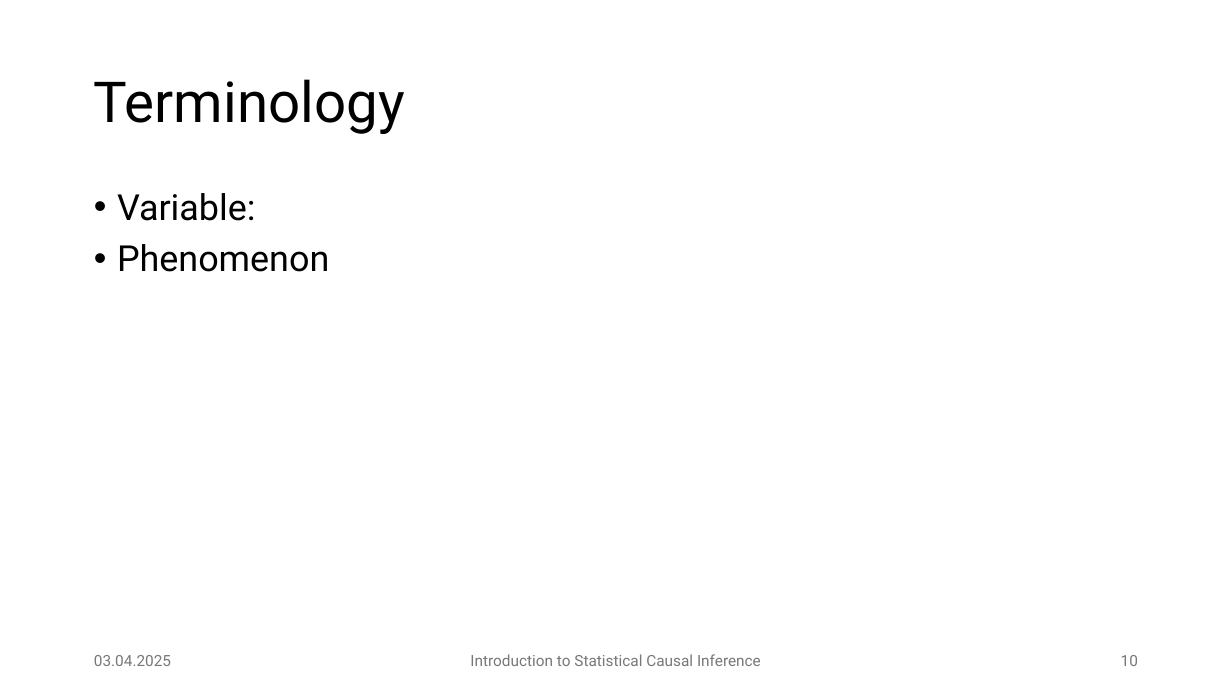
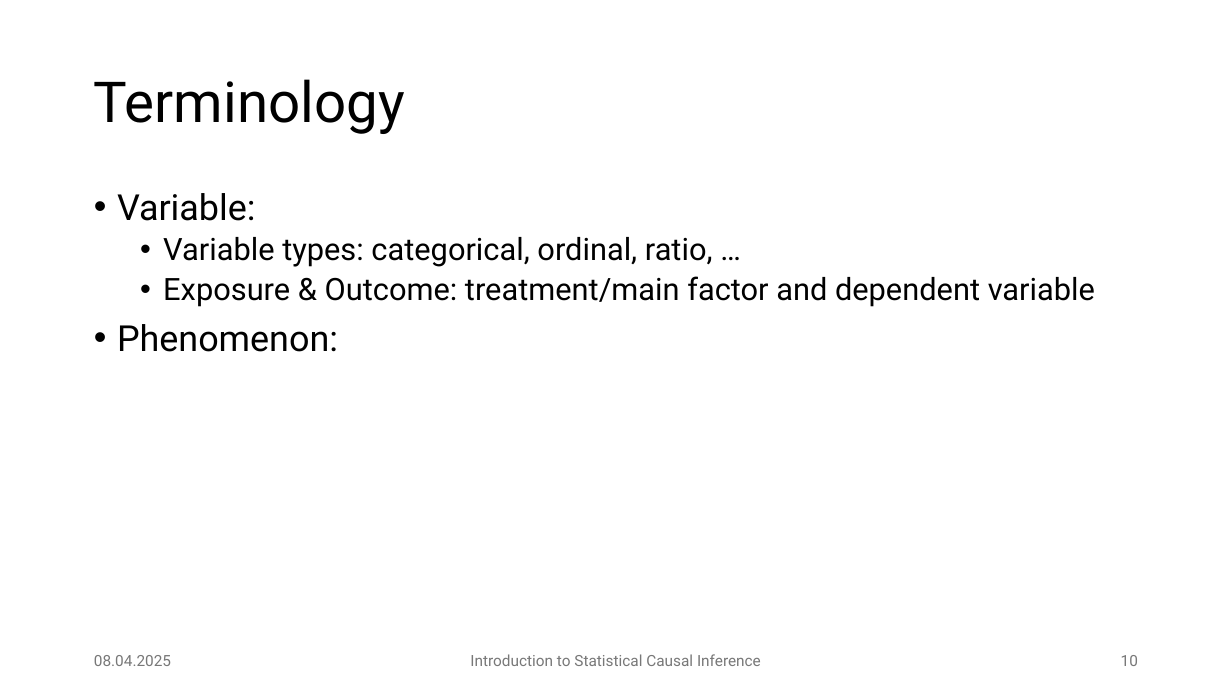
Before and after one commit to JulianFrattini/bda4sci, a slide deck: slide 10 of version2/slides/intro-sci.pptx. Drawn at 1232x693 pixels with LibreOffice and Linux fonts; fonts in the diff are those of the drawing. Boxes give left, top, right and bottom in pixels: in the first picture for what was removed or moved away, otherwise in the second. Text is boxed around its words. In the diff, an @@ line names an element or a change of style, - is before the commit and + after.

```diff
--- a/version2/slides/intro-sci.pptx
+++ b/version2/slides/intro-sci.pptx
@@ text at (117, 237, 1095, 352): text changed; size 28 to 24 pt @@
-• Phenomenon
+  • Variable types: categorical, ordinal, ratio, …
+  • Exposure & Outcome: treatment/main factor and dependent variable
+• Phenomenon:
@@ text at (94, 655, 171, 666): text changed @@
-03.04.2025
+08.04.2025
```
Also in this commit, not shown: 32 other slides changed, 10 slides added, 1 other file.
